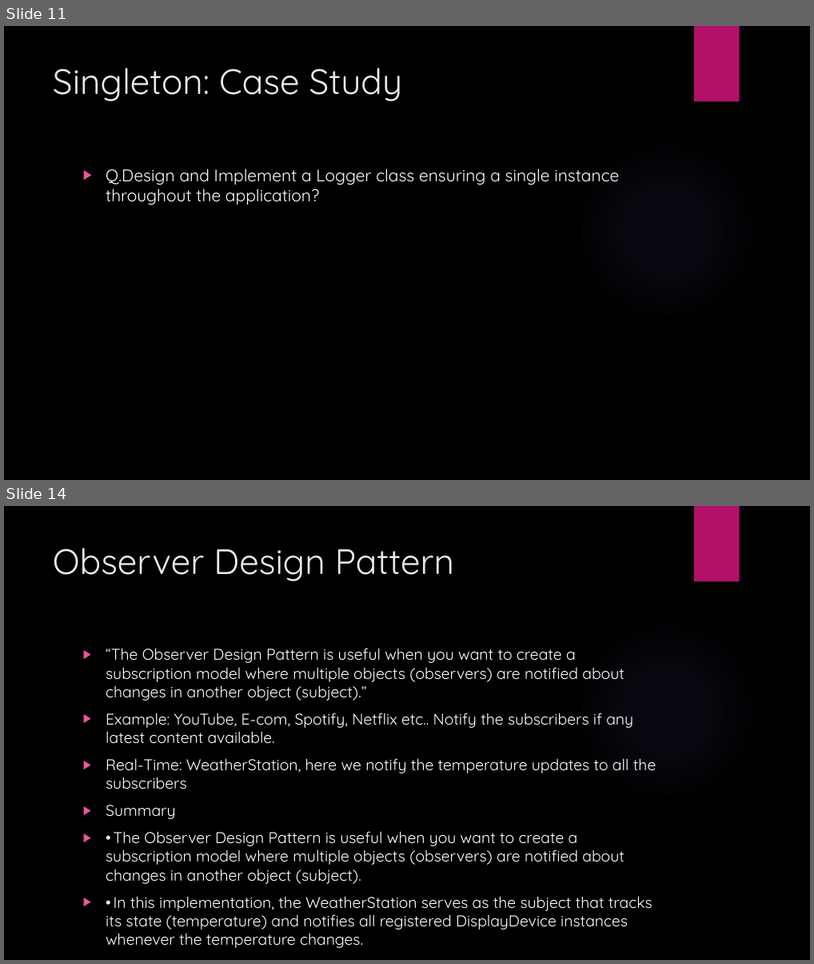
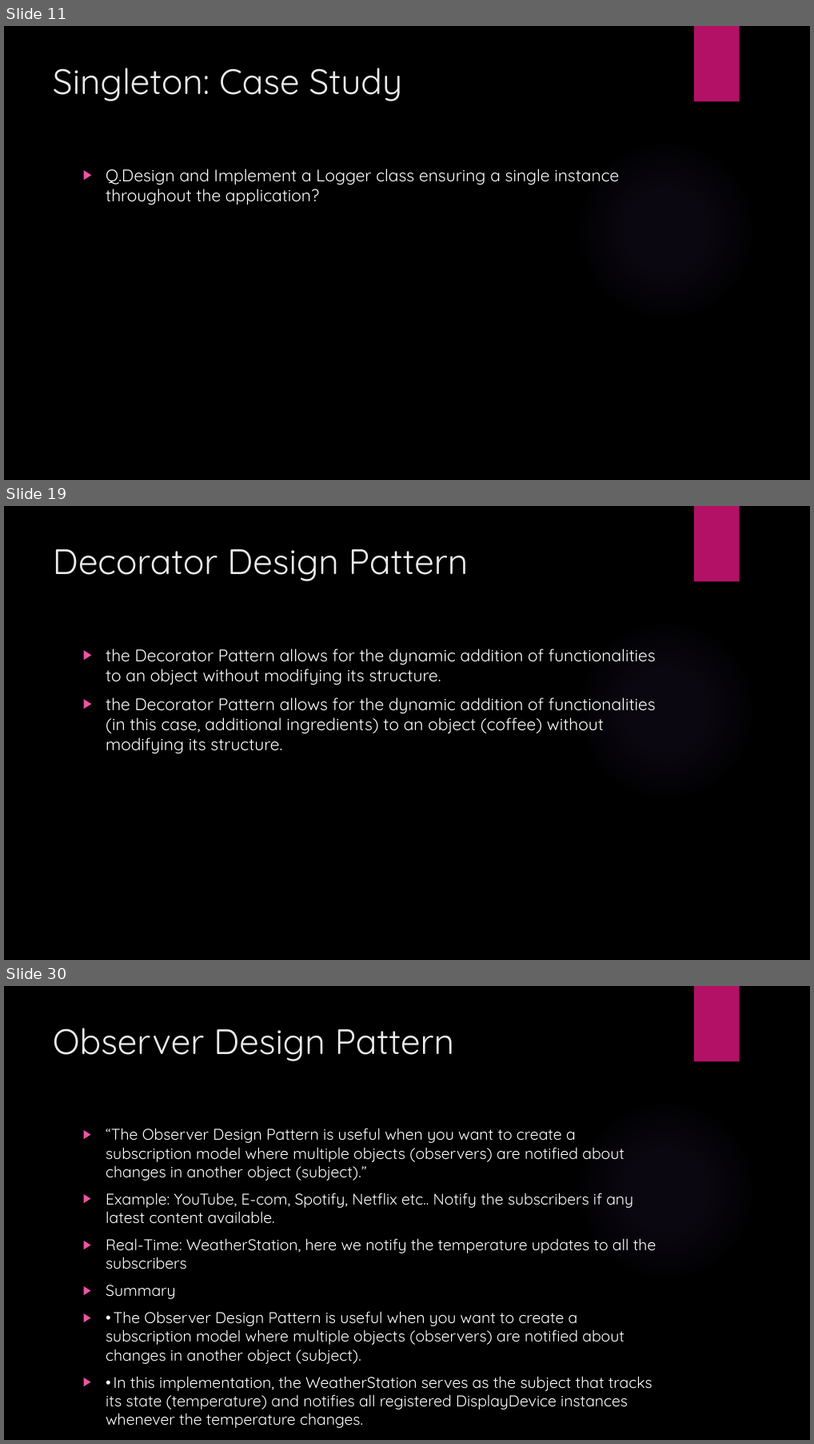
Before and after one commit to coderameen/Software-Architecture-and-Design-Patterns-in-Python-and-StarUML-Tool, a slide deck: Software Design Patterns PPT.pptx. Shown one above the other, each under a label of ours: slides 11 and 14 before the commit, slides 11, 19 and 30 after it; the slides between them are not shown. The pictures are 814x964 and 814x1444 pixels, drawn with LibreOffice and Linux fonts; fonts in the diff are those of the drawing; background and template pictures are left out. Boxes give left, top, right and bottom in pixels: in the first picture for what was removed or moved away, otherwise in the second. Text is boxed around its words. In the diff, an @@ line names an element or a change of style, - is before the commit and + after.

Commit message:
added Design pattern PPT

```diff
--- a/Software Design Patterns PPT.pptx
+++ b/Software Design Patterns PPT.pptx
@@ slide 19 added at (x1=4, y1=506, x2=810, y2=960), background picture (left out); not listed: 2 template elements that a slide beside it also shows @@
@@ title added at (x1=53, y1=549, x2=468, y2=581), 42 pt, text #EBEBEB @@
+Decorator Design Pattern
@@ text added at (x1=106, y1=648, x2=656, y2=754), 20 pt, text #FFFFFF @@
+▶ the Decorator Pattern allows for the dynamic addition of functionalities to an object without modifying its structure.
+▶ the Decorator Pattern allows for the dynamic addition of functionalities (in this case, additional ingredients) to an object (coffee) without modifying its structure.
@@ what was slide 14 is now slide 30 @@
```
Also in this commit, not shown: 6 slides changed, 15 other slides added.
